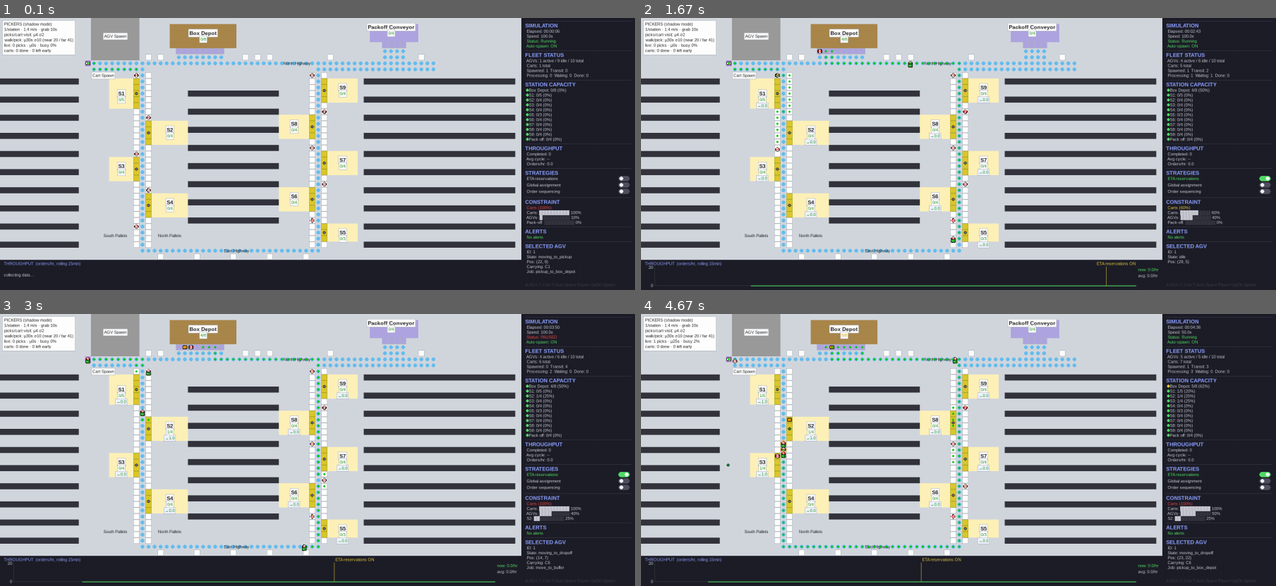
Above: before the commit, frames 1-4 (two rows, left to right).
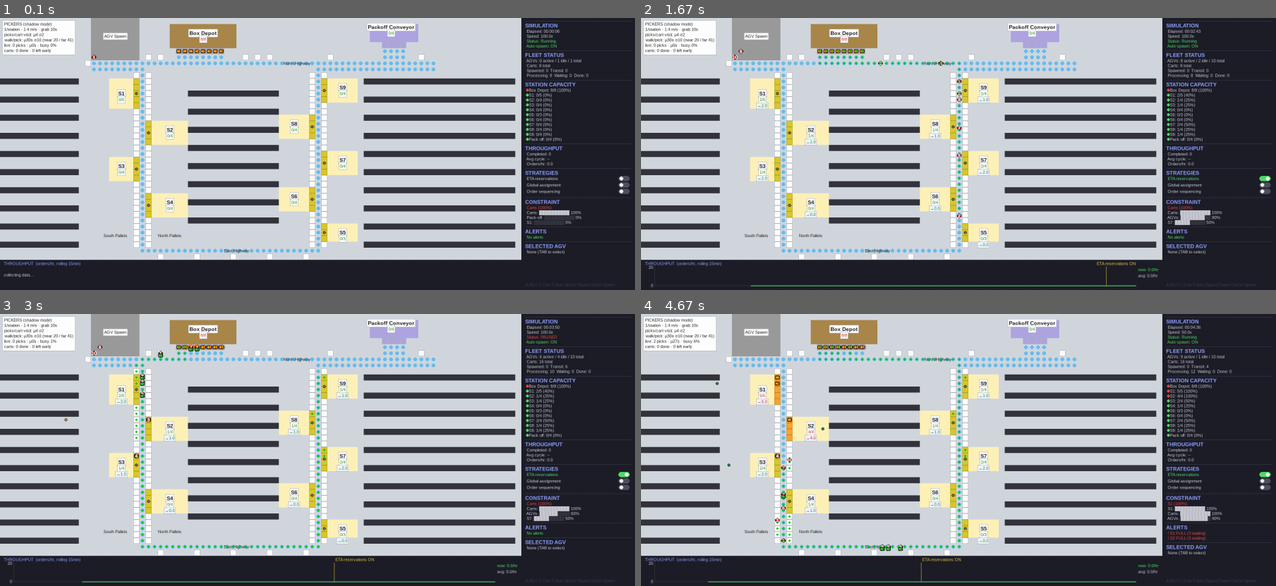
Above: after the commit, the same moments.

Repository: gompcc/WarehouseRepSim
Game: pygame game, started from agv_simulation/__main__.py
Same seed, same stepped clock (60 frames per second), same inputs: the game is played once before the commit and once after it.
Inputs:
- Up to frame 1 (0.1 s): no input
- Up to frame 2 (1.67 s): tap C at 0.33 s; tap D at 0.67 s; click "ETA reservations" at 1.55 s
- Up to frame 3 (3 s): tap Enter at 1.83 s; hold Down 2.17-2.63 s; tap Space at 2.23, 2.53, 2.73 s; hold Up from 2.67 s (still down)
- Up to frame 4 (4.67 s): release Up at 3.03 s; hold Down 3.07-3.43 s; tap Space at 3.13, 3.53, 3.87, 4.2, 4.6 s; tap T at 3.22, 4.28 s; hold Up 3.47-3.77 s; hold Down 3.8-4.1 s; hold Up 4.13-4.5 s; hold Down from 4.53 s (still down)

The runs differ from the first frame. In frame 1, 0.7% of the frame differs, in the area x 13-92%, y 7-95%; in frame 2, 1.0%; in frame 3, 1.3%; in frame 4, 1.7%, in the area x 2-93%, y 7-95%.

Commit message:
Policy-fair spawn model: carts enter at Box Depot, AGVs stream single-file
Fairness rework for strategy comparisons — the old model teleported AGVs
onto 10 handpicked parking spots and trickled carts in from a west-edge
spawn tile, both of which could favor particular dispatch policies.

- Carts spawn AT the Box Depot (the physical entry point): all 8 depot
  tiles fill at t=0 so every experiment starts identically, then one cart
  per 5 sim-s into any tile that is free AND not targeted by an in-flight
  job. Spawned carts begin AT_BOX_DEPOT with the full 45s load timer; an
  AGV must then collect them. Dispatcher publishes job_targets() ->
  env.reserved_targets each tick so spawning never steals a tile a
  returning cart is heading to. Legacy cart-spawn tile removed from map.
- AGVs stream in single-file through AGV_SPAWN_TILE: the next spawns only
  once the previous has driven off the tile. place_agvs() and
  DEFAULT_AGV_SPOTS removed (no callers).
- Depot-born carts get their cycle clock stamped at first order creation.
- 6 new spawn-model tests (53 total green); 1h smoke run clean
  (61 orders, 0 teleports); GUI verified under dummy SDL driver.

NOTE: absolute orders/hr are not comparable with pre-spawn-model results.
Fleet optimization (per-combo optimal AGVs/carts) re-running under the
new model; results land in results/fleet_optimization.md.

Co-Authored-By: Claude Fable 5 <noreply@anthropic.com>

Diff:
--- a/agv_simulation/__main__.py
+++ b/agv_simulation/__main__.py
@@ -77,12 +77,13 @@
     toggle_rects: dict = {}
     strategy_events: list[tuple[float, str]] = []  # graph markers
 
-    # Pre-load AGVs and auto-spawn carts one at a time (every 5 sim-seconds)
-    env.place_agvs(PRELOAD_AGV_COUNT)
+    # Fair spawn model: depot fills with carts at t=0 (then 1 per 5 sim-s
+    # into free un-targeted depot tiles); AGVs stream in single-file
+    # through the spawn tile.
+    env.agv_preload_remaining = PRELOAD_AGV_COUNT
     env.preload_remaining = PRELOAD_CART_COUNT
-    if agvs:
-        selected_agv = agvs[0]
-    logger.info("Pre-loaded %d AGVs, auto-spawning %d carts", len(agvs), PRELOAD_CART_COUNT)
+    logger.info("Streaming %d AGVs via spawn tile; spawning %d carts at Box Depot",
+                PRELOAD_AGV_COUNT, PRELOAD_CART_COUNT)
 
     running = True
     while running:
@@ -125,7 +126,7 @@
 
                 elif event.key == pygame.K_c:
                     if env.spawn_cart() is None:
-                        logger.info("All cart spawn tiles occupied!")
+                        logger.info("Box Depot full or fully reserved — no cart spawned!")
 
                 elif event.key == pygame.K_p:
                     if selected_agv and selected_agv.current_job:
@@ -334,6 +335,7 @@
         sim_dt = dt * time_scale if not paused else 0.0
 
         if not paused:
+            env.reserved_targets = dispatcher.job_targets()
             env.step(sim_dt)
             dispatcher.update(carts, agvs, graph, tiles, sim_elapsed=env.sim_elapsed)
             env.audit(sim_dt)
--- a/agv_simulation/constants.py
+++ b/agv_simulation/constants.py
@@ -53,8 +53,7 @@
 AGV_COLOR        = (255, 60, 60)
 AGV_SPAWN_TILE   = (15, 7)  # leftmost North Highway tile at spawn exit
 
-# Cart constants
-CART_SPAWN_TILES = [(14, 7)]
+# Cart constants (carts spawn at Box Depot tiles — see Environment.spawn_cart)
 PICKUP_TIME  = 5.0          # seconds to pick up a cart
 DROPOFF_TIME = 5.0          # seconds to drop off a cart
 CART_COLOR_SPAWNED    = (255, 255, 255)  # white
@@ -90,12 +89,6 @@
 PRELOAD_CART_COUNT     = 25
 PRELOAD_SPAWN_INTERVAL = 5.0   # sim-seconds between pre-load cart spawns
 
-# Fixed AGV parking spots shared by GUI and headless (near stations)
-DEFAULT_AGV_SPOTS = [
-    (22, 9), (24, 16), (22, 22), (24, 28), (22, 34),
-    (51, 9), (53, 15), (51, 21), (53, 27), (51, 33),
-]
-
 # Environment audit
 STUCK_WARN_SECONDS = 300.0  # no cart progress for this long → stuck event
 
--- a/agv_simulation/dispatcher.py
+++ b/agv_simulation/dispatcher.py
@@ -103,6 +103,16 @@
                 ns = cart.order.next_station()
         return ns
 
+    def job_targets(self) -> set[tuple[int, int]]:
+        """Tiles targeted by any pending/active job.
+
+        Published to the Environment each tick so cart spawning at the Box
+        Depot never grabs a tile an in-flight cart is already heading to.
+        """
+        return {j.target_pos for j in self.pending_jobs} | {
+            j.target_pos for j in self.active_jobs
+        }
+
     def _occupied_tiles(self, carts: list[Cart]) -> set[tuple[int, int]]:
         """Return tiles physically occupied by stationary carts (no job reservations)."""
         return {c.pos for c in carts if c.carried_by is None}
@@ -248,6 +258,11 @@
             elif cart.state == CartState.AT_BOX_DEPOT and cart.process_timer <= 0:
                 if cart.order is None:
                     cart.order = Order()
+                    # Depot-born carts (new spawn model) start their cycle
+                    # clock here; recycled carts were stamped on return.
+                    self.cart_start_times.setdefault(
+                        cart.cart_id, self._sim_elapsed,
+                    )
                     logger.info(
                         "[Order #%d] Cart C%d: picks=%s, stations=%s",
                         cart.order.order_id, cart.cart_id,
--- a/agv_simulation/environment.py
+++ b/agv_simulation/environment.py
@@ -29,8 +29,9 @@
 from .aisles import init_catalog
 from .picker import PickerManager
 from .constants import (
-    CART_SPAWN_TILES, PRELOAD_SPAWN_INTERVAL, AUTO_SPAWN_INTERVAL,
-    STUCK_WARN_SECONDS, DEFAULT_AGV_SPOTS,
+    PRELOAD_SPAWN_INTERVAL, AUTO_SPAWN_INTERVAL,
+    STUCK_WARN_SECONDS,
+    AGV_SPAWN_TILE, BOX_DEPOT_TIME,
 )
 
 if TYPE_CHECKING:
@@ -78,11 +79,24 @@
         self.sim_elapsed: float = 0.0
         self.events = EventLog(jsonl_path=event_jsonl)
 
-        # Cart spawning (preload cadence, then optional slow auto-spawn)
+        # Cart spawning — carts enter the world AT the Box Depot (the box
+        # machines are the physical entry point). A cart may only spawn into
+        # a depot tile that is free AND not targeted by any dispatcher job
+        # (the driver loop publishes job targets via ``reserved_targets``).
         self.preload_remaining: int = 0
         self.auto_spawn: bool = False
         self.spawn_enabled: bool = True
         self._spawn_timer: float = 0.0
+        self._initial_fill_done: bool = False
+        self.reserved_targets: set[tuple[int, int]] = set()
+        self._depot_tiles: list[tuple[int, int]] = sorted(
+            pos for pos, t in self.tiles.items()
+            if t.station_id == "Box_Depot" and t.tile_type == TileType.PARKING
+        )
+
+        # AGV spawning — AGVs stream in through AGV_SPAWN_TILE one at a
+        # time: the next may only spawn once the previous has left the tile.
+        self.agv_preload_remaining: int = 0
 
         # Watchdog / audit state
         self.stuck_threshold = stuck_threshold
@@ -97,48 +111,64 @@
     # Entity placement / spawning
     # ------------------------------------------------------------------
 
-    def place_agvs(self, count: int, spots: list[tuple[int, int]] | None = None) -> None:
-        """Place *count* AGVs at fixed spots, overflowing to free parking tiles."""
-        spots = spots if spots is not None else DEFAULT_AGV_SPOTS
-        used = {a.pos for a in self.agvs}
-        extra = [
-            pos for pos in self.graph
-            if self.tiles[pos].tile_type in (TileType.PARKING, TileType.AGV_SPAWN)
-            and self.tiles[pos].station_id is None
-            and pos not in set(spots) | used
-        ]
-        for i in range(count):
-            if i < len(spots) and spots[i] not in used:
-                pos = spots[i]
-            elif extra:
-                pos = extra.pop(0)
-            else:
-                logger.warning("No parking spot for AGV %d", i + 1)
-                continue
-            agv = AGV(pos)
-            self.agvs.append(agv)
-            self.events.record(self.sim_elapsed, "agv_spawned", agv=agv.agv_id, pos=pos)
-
     def spawn_cart(self) -> Cart | None:
-        """Spawn one cart at the first free spawn tile, or ``None`` if all occupied."""
+        """Spawn one cart at a free, un-targeted Box Depot tile.
+
+        The new cart is immediately loading boxes (``AT_BOX_DEPOT`` with the
+        full processing timer); an AGV must come collect it afterwards.
+        Returns ``None`` when every depot tile is occupied or reserved by an
+        in-flight job (e.g. a cart returning from Pack-off).
+        """
         occupied = {c.pos for c in self.carts if c.carried_by is None}
-        for spawn_pos in CART_SPAWN_TILES:
-            if spawn_pos not in occupied:
+        blocked = occupied | self.reserved_targets
+        for spawn_pos in self._depot_tiles:
+            if spawn_pos not in blocked:
                 cart = Cart(spawn_pos)
+                cart.state = CartState.AT_BOX_DEPOT
+                cart.process_timer = BOX_DEPOT_TIME
                 self.carts.append(cart)
                 self.events.record(
                     self.sim_elapsed, "cart_spawned", cart=cart.cart_id, pos=spawn_pos,
                 )
                 logger.info(
-                    "[Env] Spawned Cart C%d at %s (%d preload remaining)",
+                    "[Env] Spawned Cart C%d at Box Depot %s (%d preload remaining)",
                     cart.cart_id, spawn_pos, max(0, self.preload_remaining - 1),
                 )
                 return cart
         return None
 
+    def spawn_agv(self) -> AGV | None:
+        """Spawn one AGV at ``AGV_SPAWN_TILE`` if the tile is clear.
+
+        AGVs enter single-file: the next can only spawn once the previous
+        one has driven off the spawn tile.
+        """
+        if any(a.pos == AGV_SPAWN_TILE for a in self.agvs):
+            return None
+        agv = AGV(AGV_SPAWN_TILE)
+        self.agvs.append(agv)
+        self.events.record(
+            self.sim_elapsed, "agv_spawned", agv=agv.agv_id, pos=AGV_SPAWN_TILE,
+        )
+        return agv
+
     def _spawn_tick(self, dt: float) -> None:
+        # AGVs: stream in as fast as the spawn tile clears.
+        if self.agv_preload_remaining > 0:
+            if self.spawn_agv():
+                self.agv_preload_remaining -= 1
+
         if not self.spawn_enabled:
             return
+
+        # Carts: fill the whole depot at t=0 (every experiment starts with
+        # the same full depot), then one per interval as tiles free up.
+        if not self._initial_fill_done:
+            self._initial_fill_done = True
+            while self.preload_remaining > 0 and self.spawn_cart():
+                self.preload_remaining -= 1
+            return
+
         if self.preload_remaining <= 0 and not self.auto_spawn:
             return
         interval = (
--- a/agv_simulation/headless.py
+++ b/agv_simulation/headless.py
@@ -43,10 +43,12 @@
 ) -> dict:
     """Run the simulation without pygame, using a fixed timestep.
 
-    Entity placement matches the GUI exactly:
-    - AGVs placed at fixed parking spots near stations
-    - Carts spawned one at a time at cart spawn tile, every 5 sim-seconds
-    - Spawning stops after ``num_carts`` carts (no continuous spawning)
+    Entity entry matches the GUI exactly (policy-fair spawn model):
+    - Carts spawn AT the Box Depot: the depot's 8 tiles fill at t=0, then
+      one cart per 5 sim-seconds into any tile that is free and not
+      targeted by an in-flight job, until ``num_carts`` have entered
+    - AGVs stream in single-file through AGV_SPAWN_TILE — the next spawns
+      only once the previous has driven off the tile
 
     Returns a dict of performance metrics, including the environment's
     ``stuck_report`` (stuck carts, buffer thrashing, physics violations).
@@ -69,23 +71,25 @@
     wall_start = _time.monotonic()
 
     env = Environment(event_jsonl=event_jsonl)
-    env.place_agvs(num_agvs)
+    env.agv_preload_remaining = num_agvs
     env.preload_remaining = num_carts
     dispatcher = Dispatcher(env.tiles, strategies=strategies)
 
     total_ticks: int = 0
 
-    logger.info("Headless: %d AGVs, spawning %d carts over %ds sim-time"
-                " (seed=%s, strategies=%s)",
+    logger.info("Headless: streaming %d AGVs, spawning %d carts at Box Depot"
+                " over %ds sim-time (seed=%s, strategies=%s)",
                 num_agvs, num_carts, int(sim_duration), seed,
                 dispatcher.strategies.active_names() or "baseline")
 
-    # Utilization tracking
-    idle_ticks: dict[int, int] = {agv.agv_id: 0 for agv in env.agvs}
-    blocked_ticks: dict[int, int] = {agv.agv_id: 0 for agv in env.agvs}
-    total_tracked: dict[int, int] = {agv.agv_id: 0 for agv in env.agvs}
+    # Utilization tracking (AGVs appear dynamically as they stream in)
+    from collections import defaultdict
+    idle_ticks: dict[int, int] = defaultdict(int)
+    blocked_ticks: dict[int, int] = defaultdict(int)
+    total_tracked: dict[int, int] = defaultdict(int)
 
     while env.sim_elapsed < sim_duration:
+        env.reserved_targets = dispatcher.job_targets()
         env.step(tick_dt)
         dispatcher.update(
             env.carts, env.agvs, env.graph, env.tiles, sim_elapsed=env.sim_elapsed,
--- a/agv_simulation/map_builder.py
+++ b/agv_simulation/map_builder.py
@@ -46,7 +46,8 @@
     fill_rect(15, 0, 22, 6, TileType.AGV_SPAWN)
 
     # 2. CART SPAWN (left edge of legacy area, row 7 only)
-    put(14, 7, TileType.CART_SPAWN)
+    # (14,7) was the legacy cart spawn; carts now enter at the Box Depot.
+    put(14, 7, TileType.PARKING)
 
     # 3. BOX DEPOT (top-centre)
     fill_rect(28, 1, 38, 4, TileType.BOX_DEPOT, "Box_Depot")
--- a/agv_simulation/renderer.py
+++ b/agv_simulation/renderer.py
@@ -158,7 +158,6 @@
     label("North Highway", 49 * ts, NORTH_HWY_ROW * ts + ts // 2, font_sm, bg=False)
     label("East Highway", 39 * ts, EAST_HWY_ROW * ts + ts // 2, font_sm, bg=False)
     label("AGV Spawn", 19 * ts, 3 * ts, font_sm)
-    label("Cart Spawn", int(17 * ts), int(9.5 * ts), font_sm)
 
 
 def draw_agv(surface: pygame.Surface, agv: AGV, font: pygame.font.Font) -> None:
--- /dev/null
+++ b/tests/test_spawning.py
@@ -0,0 +1,77 @@
+"""Tests for the policy-fair spawn model (carts at Box Depot, AGVs single-file)."""
+
+from __future__ import annotations
+
+import pytest
+
+from agv_simulation.constants import AGV_SPAWN_TILE, BOX_DEPOT_TIME
+from agv_simulation.enums import CartState, TileType
+from agv_simulation.environment import Environment
+
+
+@pytest.fixture()
+def env():
+    return Environment()
+
+
+def depot_tiles(env: Environment) -> list[tuple[int, int]]:
+    return [
+        pos for pos, t in env.tiles.items()
+        if t.station_id == "Box_Depot" and t.tile_type == TileType.PARKING
+    ]
+
+
+def test_cart_spawns_at_box_depot_processing(env):
+    cart = env.spawn_cart()
+    assert cart is not None
+    assert cart.pos in depot_tiles(env)
+    assert cart.state == CartState.AT_BOX_DEPOT
+    assert cart.process_timer == BOX_DEPOT_TIME
+
+
+def test_depot_fills_to_capacity_then_refuses(env):
+    n_tiles = len(depot_tiles(env))
+    assert n_tiles == 8  # the "8 carts at the box depot" start condition
+    spawned = [env.spawn_cart() for _ in range(n_tiles)]
+    assert all(c is not None for c in spawned)
+    assert len({c.pos for c in spawned}) == n_tiles  # all distinct tiles
+    assert env.spawn_cart() is None  # depot full
+
+
+def test_spawn_respects_job_reservations(env):
+    # Reserve every depot tile as if in-flight carts were returning to them
+    env.reserved_targets = set(depot_tiles(env))
+    assert env.spawn_cart() is None
+    # Free one tile — exactly one spawn fits
+    env.reserved_targets.discard(sorted(env.reserved_targets)[0])
+    assert env.spawn_cart() is not None
+    assert env.spawn_cart() is None
+
+
+def test_initial_fill_spawns_full_depot_at_t0(env):
+    env.preload_remaining = 25
+    env.step(0.1)
+    at_depot = [c for c in env.carts if c.state == CartState.AT_BOX_DEPOT]
+    assert len(at_depot) == 8
+    assert env.preload_remaining == 25 - 8
+
+
+def test_agvs_stream_single_file(env):
+    env.agv_preload_remaining = 3
+    env.step(0.1)
+    assert len(env.agvs) == 1
+    assert env.agvs[0].pos == AGV_SPAWN_TILE
+    # Spawn tile still occupied — no second AGV however long we wait
+    for _ in range(50):
+        env.step(0.1)
+    assert len(env.agvs) == 1
+    # Once the first drives off, the next spawns
+    env.agvs[0].pos = (16, 7)
+    env.step(0.1)
+    assert len(env.agvs) == 2
+    assert env.agv_preload_remaining == 1
+
+
+def test_manual_agv_spawn_blocked_when_tile_occupied(env):
+    assert env.spawn_agv() is not None
+    assert env.spawn_agv() is None
Not shown, changed: claude.md
Not shown, changed: tasks/todo.md
